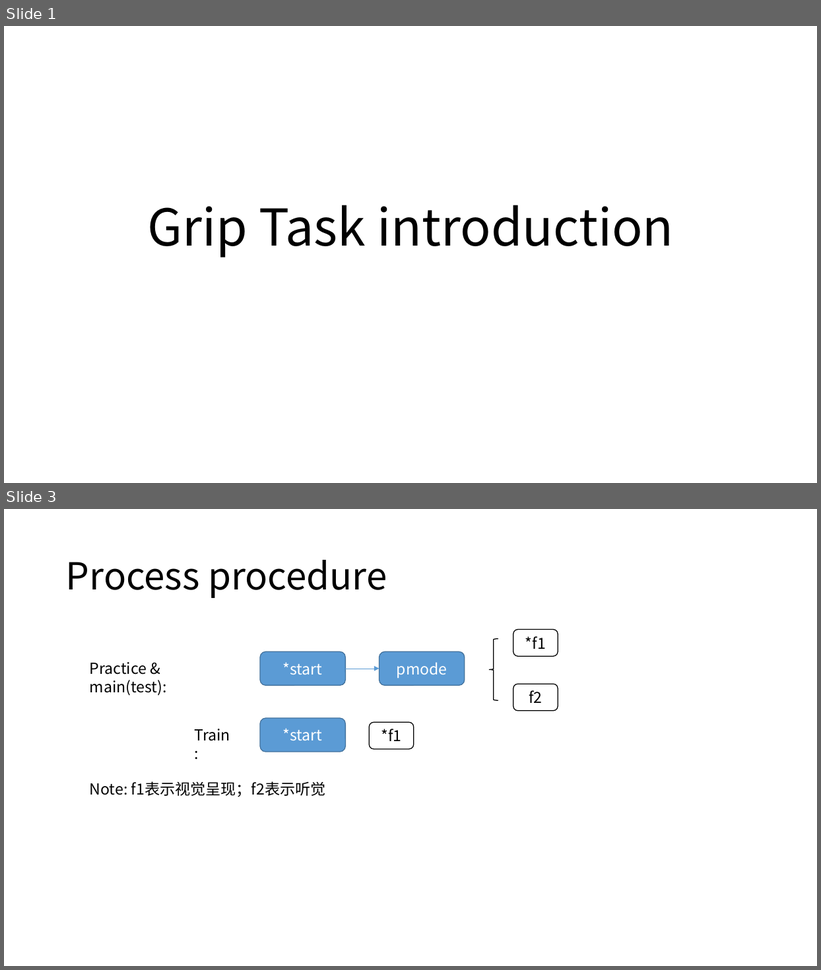
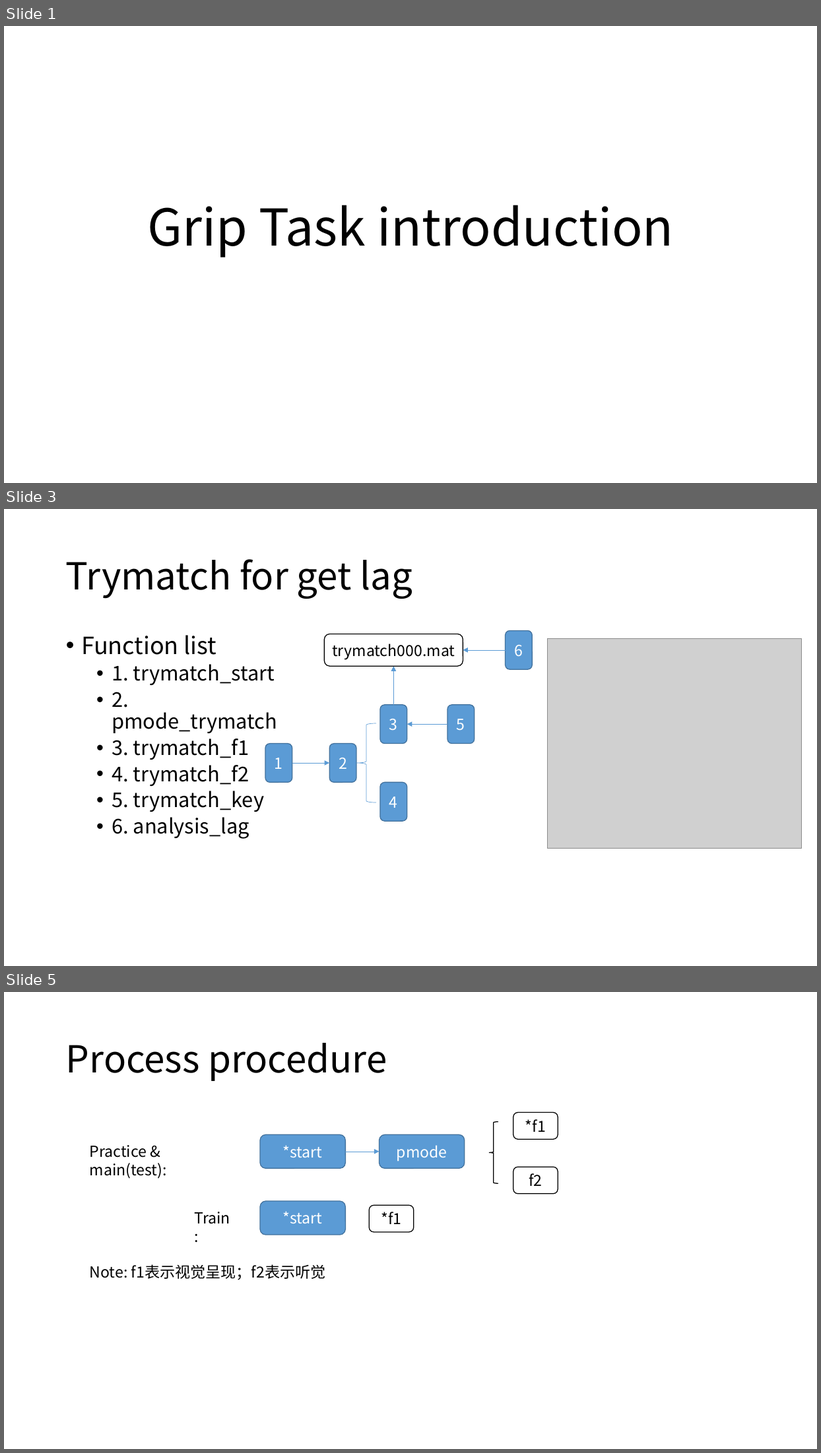
Before and after one commit to brainwatcher/grip4.0, a slide deck: preparation/grip Task introduction.pptx. Shown one above the other, each under a label of ours: slides 1 and 3 before the commit, slides 1, 3 and 5 after it; the slides between them are not shown. The pictures are 821x970 and 821x1453 pixels, drawn with LibreOffice and Linux fonts; fonts in the diff are those of the drawing; grey boxes stand for pictures. Boxes give left, top, right and bottom in pixels: in the first picture for what was removed or moved away, otherwise in the second. Text is boxed around its words. In the diff, an @@ line names an element or a change of style, - is before the commit and + after.

Commit message:
trymatch

```diff
--- a/preparation/grip Task introduction.pptx
+++ b/preparation/grip Task introduction.pptx
@@ slide 3 added at [4, 509, 817, 966], background #FFFFFF @@
@@ title added at [66, 559, 413, 599], 44 pt, text #000000 @@
+Trymatch for get lag
@@ text added at [81, 635, 277, 839], 24 pt, text #000000 @@
+• Function list
+  • 1. trymatch_start
+  • 2. pmode_trymatch
+  • 3. trymatch_f1
+  • 4. trymatch_f2
+  • 5. trymatch_key
+  • 6. analysis_lag
@@ picture added at [548, 638, 803, 849] @@
@@ group added at [265, 631, 532, 822]: 7 rounded rectangles, 4 arrows, 1 left brace @@
+1
+2
+3
+4
+5
+trymatch000.mat
+6
@@ what was slide 3 is now slide 5 @@
```
Also in this commit, not shown: 1 slide changed, 1 other slide added, 23 other files.
